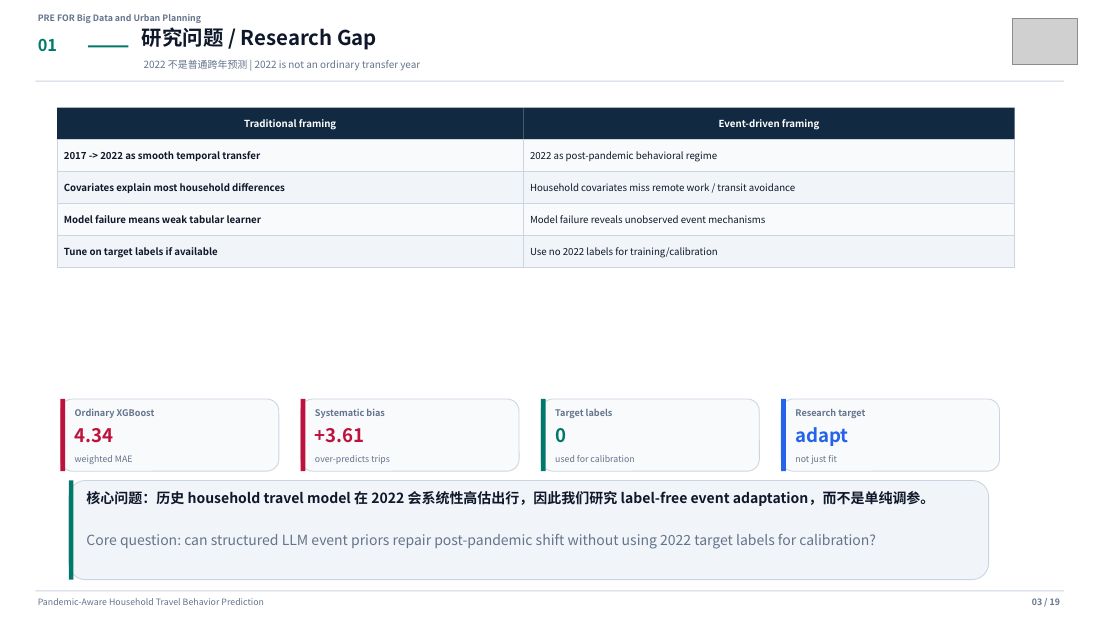
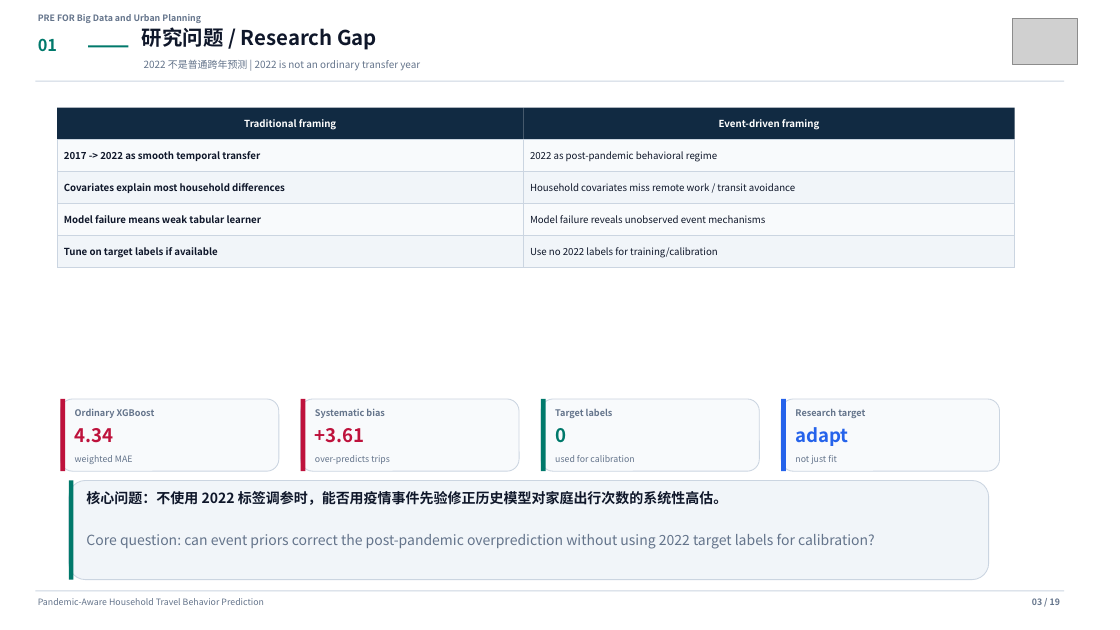
Before and after one commit to Lrving-code/NHTS-Travel-Prediction, a slide deck: slide 3 of outputs/final_project/NHTS_Travel_Behavior_Template_Presentation.pptx. Drawn at 1120x630 pixels with LibreOffice and Linux fonts; fonts in the diff are those of the drawing; grey boxes stand for pictures. Boxes give left, top, right and bottom in pixels: in the first picture for what was removed or moved away, otherwise in the second. Text is boxed around its words. In the diff, an @@ line names an element or a change of style, - is before the commit and + after.

Commit message:
docs(presentation): clarify llm correction story

```diff
--- a/outputs/final_project/NHTS_Travel_Behavior_Template_Presentation.pptx
+++ b/outputs/final_project/NHTS_Travel_Behavior_Template_Presentation.pptx
@@ text at (86, 491, 727, 505): text changed @@
-核心问题：历史 household travel model 在 2022 会系统性高估出行，因此我们研究 label-free event adaptation，而不是单纯调参。
+核心问题：不使用 2022 标签调参时，能否用疫情事件先验修正历史模型对家庭出行次数的系统性高估。
@@ text at (86, 534, 875, 549): text changed @@
-Core question: can structured LLM event priors repair post-pandemic shift without using 2022 target labels for calibration?
+Core question: can event priors correct the post-pandemic overprediction without using 2022 target labels for calibration?
```
Also in this commit, not shown: 12 other slides changed, 2 slides added, 2 slides removed, 21 other files.
